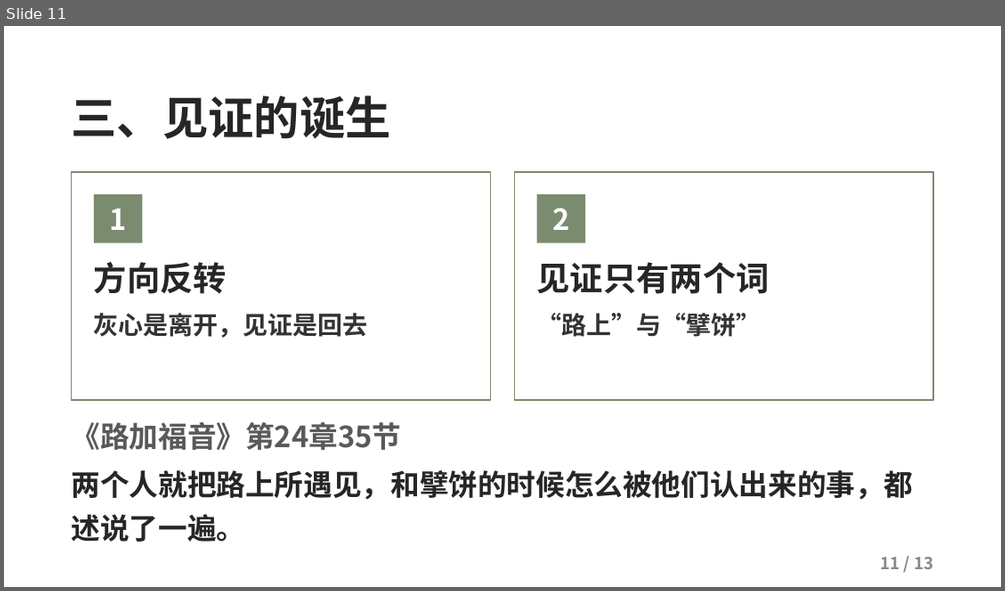
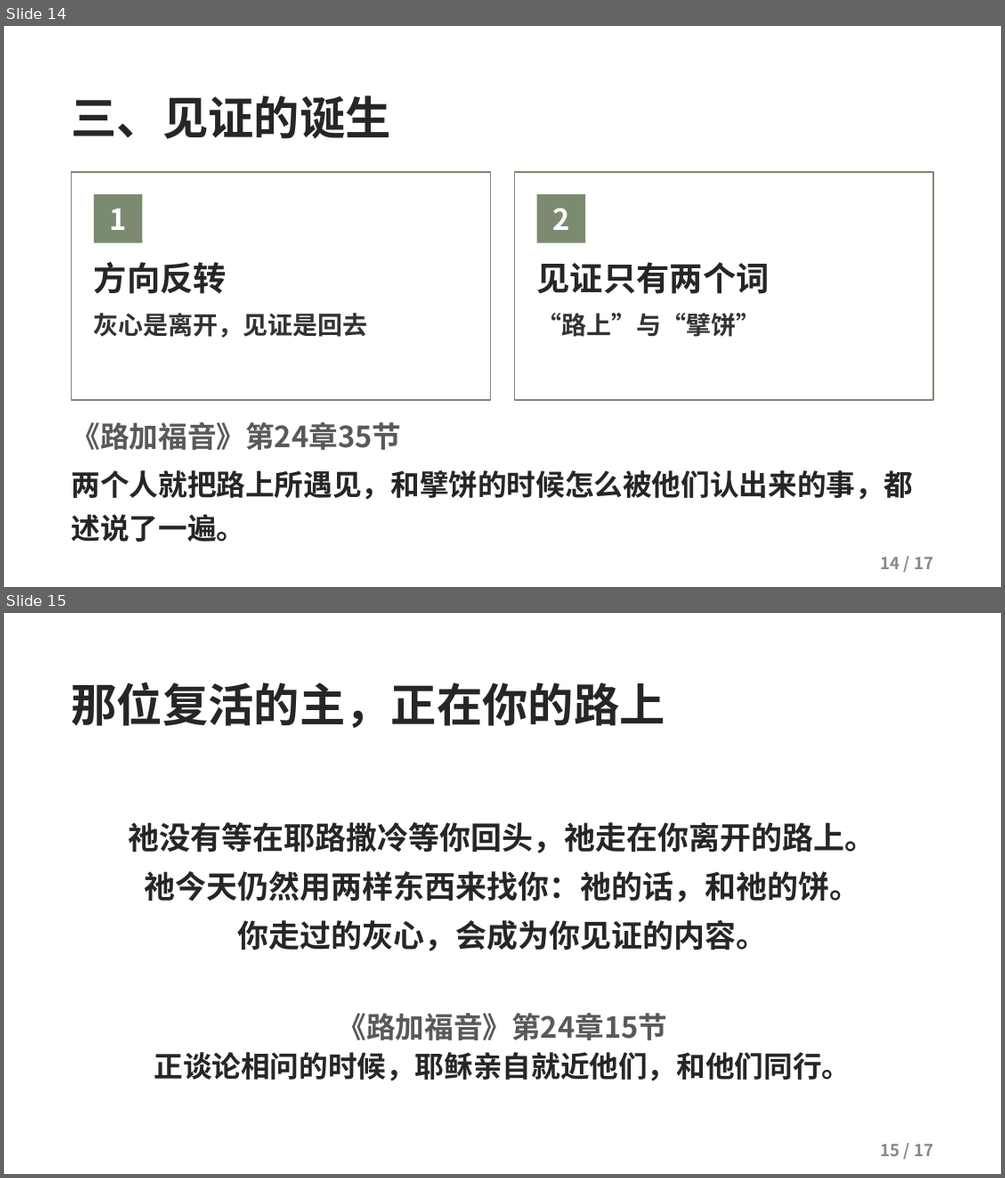
Before and after one commit to kaylechou/propresenter-lyric-tool, a slide deck: docs/从灰心到见证.pptx. Shown one above the other, each under a label of ours: slide 11 before the commit, slides 14 and 15 after it. The pictures are 1005x591 and 1005x1178 pixels, drawn with LibreOffice and Linux fonts; fonts in the diff are those of the drawing; background and template pictures are left out. Boxes give left, top, right and bottom in pixels: in the first picture for what was removed or moved away, otherwise in the second. Text is boxed around its words. In the diff, an @@ line names an element or a change of style, - is before the commit and + after.

Commit message:
更新讲道 PPT《从灰心到见证》v6：内容丰富，新增 4 页（盼望过去式、查经班、为什么是擘饼、呼召），共 17 页

```diff
--- a/docs/从灰心到见证.pptx
+++ b/docs/从灰心到见证.pptx
@@ slide 15 added at [4, 613, 1001, 1174], background picture (left out) @@
@@ text added at [72, 682, 665, 728], 44 pt, text #262626, bold @@
+那位复活的主，正在你的路上
@@ text added at [129, 822, 876, 951], 30 pt, text #262626, bold @@
+祂没有等在耶路撒冷等你回头，祂走在你离开的路上。
+祂今天仍然用两样东西来找你：祂的话，和祂的饼。
+你走过的灰心，会成为你见证的内容。
@@ text added at [154, 1013, 850, 1081], 28 pt, text #262626, bold @@
+《路加福音》第24章15节
+正谈论相问的时候，耶稣亲自就近他们，和他们同行。
@@ text added at [881, 1143, 933, 1156], 16 pt, text #888888, bold @@
+15 / 17
@@ what was slide 11 is now slide 14 @@
@@ slide 14 changed as well @@
@@ text at [881, 556, 933, 569]: text changed @@
-11 / 13
+14 / 17
```
Also in this commit, not shown: 12 other slides changed, 3 other slides added.
